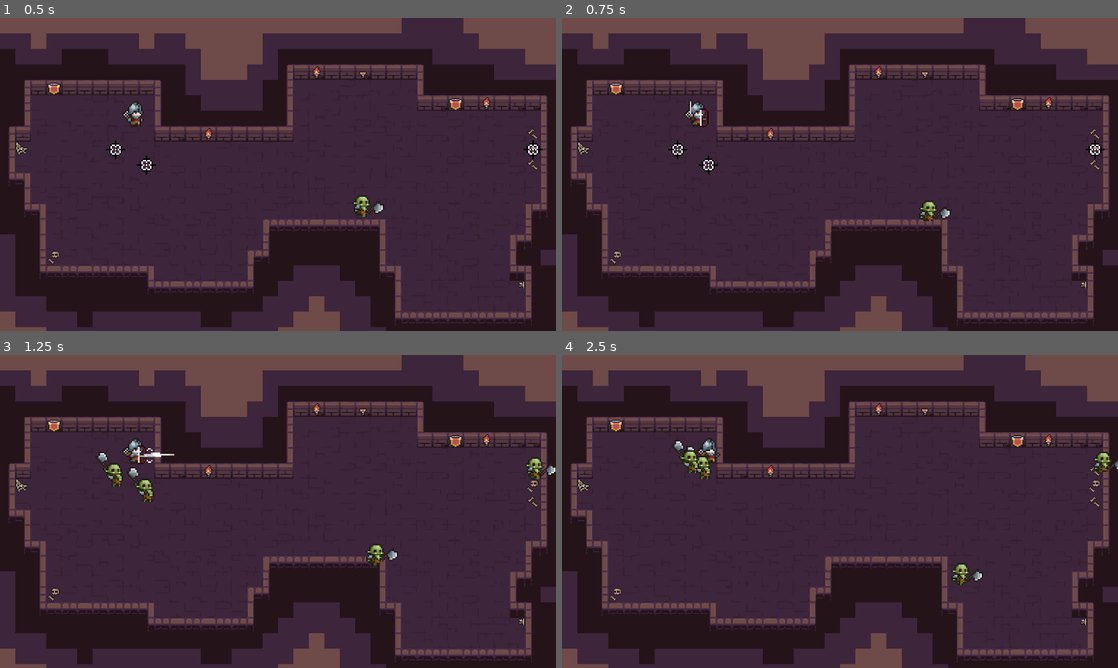
Above: before the commit, frames 1-4 (two rows, left to right).
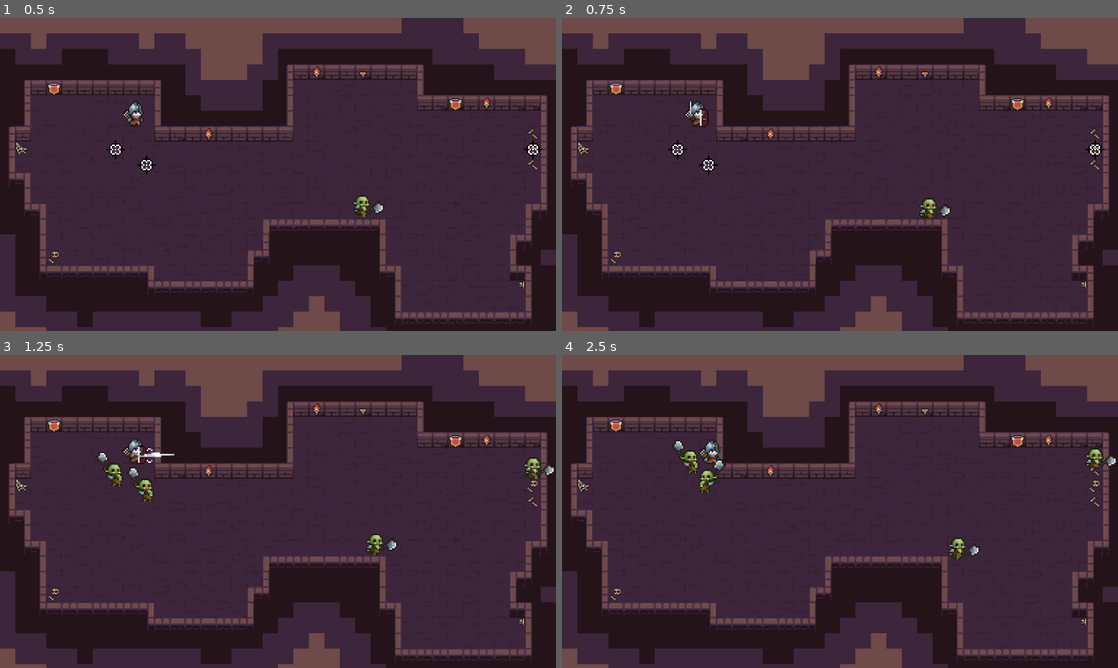
Above: after the commit, the same moments.

Repository: SevenGriphon/roguelike-like
Game: Godot game, scene res://scenes/main.tscn
The game is run twice, just before and just after one commit, with the same random seed, the same clock (stepped at 60 frames per second) and the same inputs.
Inputs (mouse positions are in pixels of both pictures, inside the frame that each line leads up to):
- Up to frame 1 (0.5 s): no input
- Up to frame 2 (0.75 s): move the mouse to (962, 158) at 0.52 s; press the mouse at (962, 158) at 0.53 s; hold D (move_right) from 0.53 s (still down)
- Up to frame 3 (1.25 s): keep holding D (move_right)
- Up to frame 4 (2.5 s): move the mouse to (728, 527) at 1.27 s; release D (move_right) at 1.28 s; release the mouse at (728, 527) at 1.28 s; hold S (move_down) 1.28-2.03 s; right-click (728, 527) at 1.35 s; move the mouse to (895, 442) at 2.02 s; press the mouse at (895, 442) at 2.03 s; hold D (move_right) from 2.03 s (still down)

Frame 1 is identical in both runs. In frame 2, 0.2% of the frame differs, in the area x 64-70%, y 57-65%; in frame 3, 0.6%; in frame 4, 1.2%, in the area x 21-100%, y 26-74%.
Error before the commit: Out of bounds get index '1' (on base: 'Array') (res://scripts/Orc/orc.gd:12)

Commit message:
Add collisions with walls for enemies

Diff:
--- a/scenes/main.tscn
+++ b/scenes/main.tscn
@@ -152,7 +152,6 @@
 
 [node name="Orc" parent="." instance=ExtResource("2_0wfyh")]
 position = Vector2(730, 396)
-collision_mask = 2
 
 [node name="TileMap" type="Node2D" parent="."]
 z_index = -1
--- a/scenes/orc.tscn
+++ b/scenes/orc.tscn
@@ -384,6 +384,7 @@
 }
 
 [node name="Orc" node_paths=PackedStringArray("hitbox") instance=ExtResource("1_s5mlm")]
+collision_mask = 16
 script = ExtResource("2_nvs4g")
 hitbox = NodePath("Hitbox")
 
@@ -395,7 +396,6 @@
 autoplay = "idle"
 
 [node name="CollisionShape2D" type="CollisionShape2D" parent="." index="1"]
-visible = false
 position = Vector2(-2, -23)
 shape = SubResource("CapsuleShape2D_n4pcg")
 
--- a/scripts/Orc/orc.gd
+++ b/scripts/Orc/orc.gd
@@ -9,7 +9,6 @@
 signal died
 
 func _ready() -> void:
-	var x = [1][1]
 	hitbox.damaged.connect(func(damage):
 		if health <= 0:
 			return
